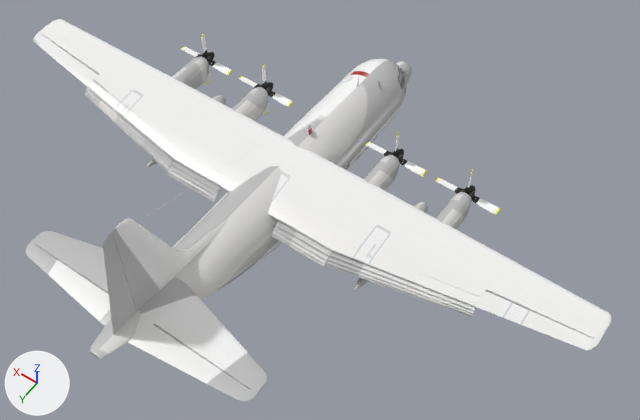
The glTF model c130/default.gltf, before and after one commit.
Rendered twice from a 50 mm lens placed at (-21.7, 25.9, 38.5), pointed at (-3.4, 0.3, -1.7). Arrows for +X, +Y and +Z are at lower left; the lights stay in place. The older version comes first.

Names of what the first picture shows: 'Exterior', 'Pose_flaps_0', 'Pose_flaps_1', 'Pose_flaps_2', 'Pose_flaps_3', 'Pose_flaps_4'.
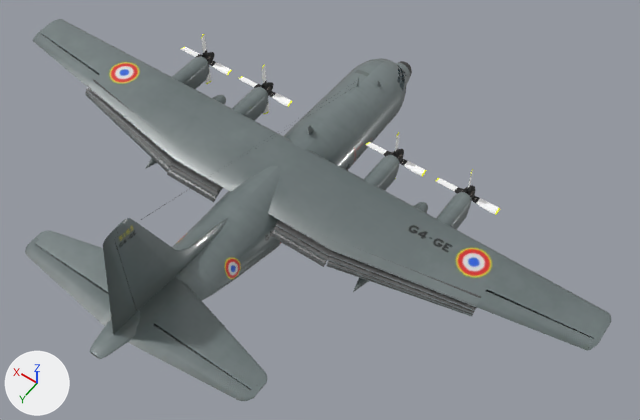
Where the newer file only moved an object's origin or applied its transform, the numbers keep the older frame.

The change, as a list of edits to the scene's bpy script:
```text
Add img_default_0_webp:
    img_default_0_webp = load_image('default_0.webp', 'l/default_0.webp', 2048, 2048, 'sRGB')
Change mat_livery0_defaultwhite_0:
    mat_livery0_defaultwhite_0.texture: img_default_0_jpg -> img_default_0_webp
    add mat_livery0_defaultwhite_0.coat_weight = 0.6
    add mat_livery0_defaultwhite_0.coat_roughness = 0.08
```

Changed parts and their boxes (x1, y1, x2, y2) in the pictures (640 x 420 px):
'Exterior', surface changed (white to grey)
    both: (25, 19, 611, 401)
'Pose_flaps_1', surface changed
    both: (86, 88, 476, 311)
'Pose_flaps_2', surface changed
    both: (85, 91, 477, 314)
'Pose_flaps_3', surface changed
    both: (85, 93, 473, 316)
'Pose_flaps_4', surface changed
    both: (89, 79, 481, 316)
'Pose_flaps_0', surface changed
    both: (87, 86, 476, 307)
